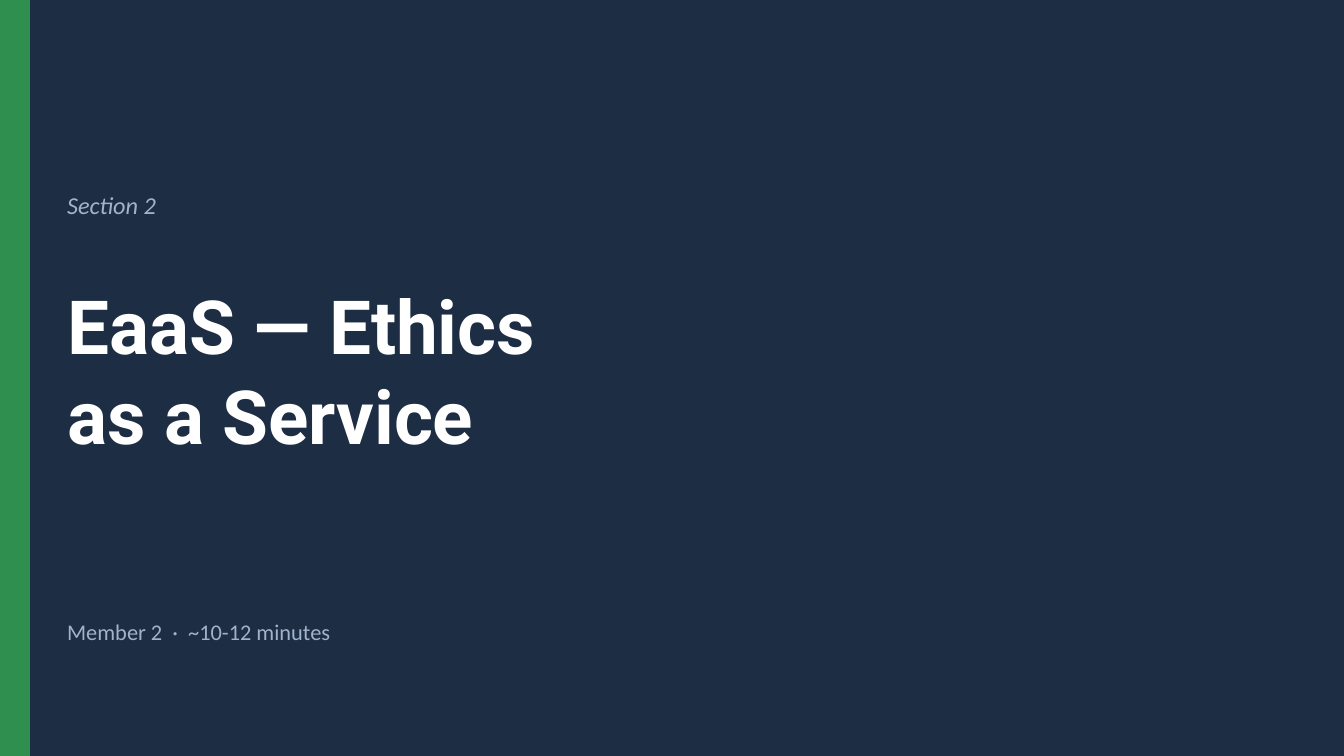
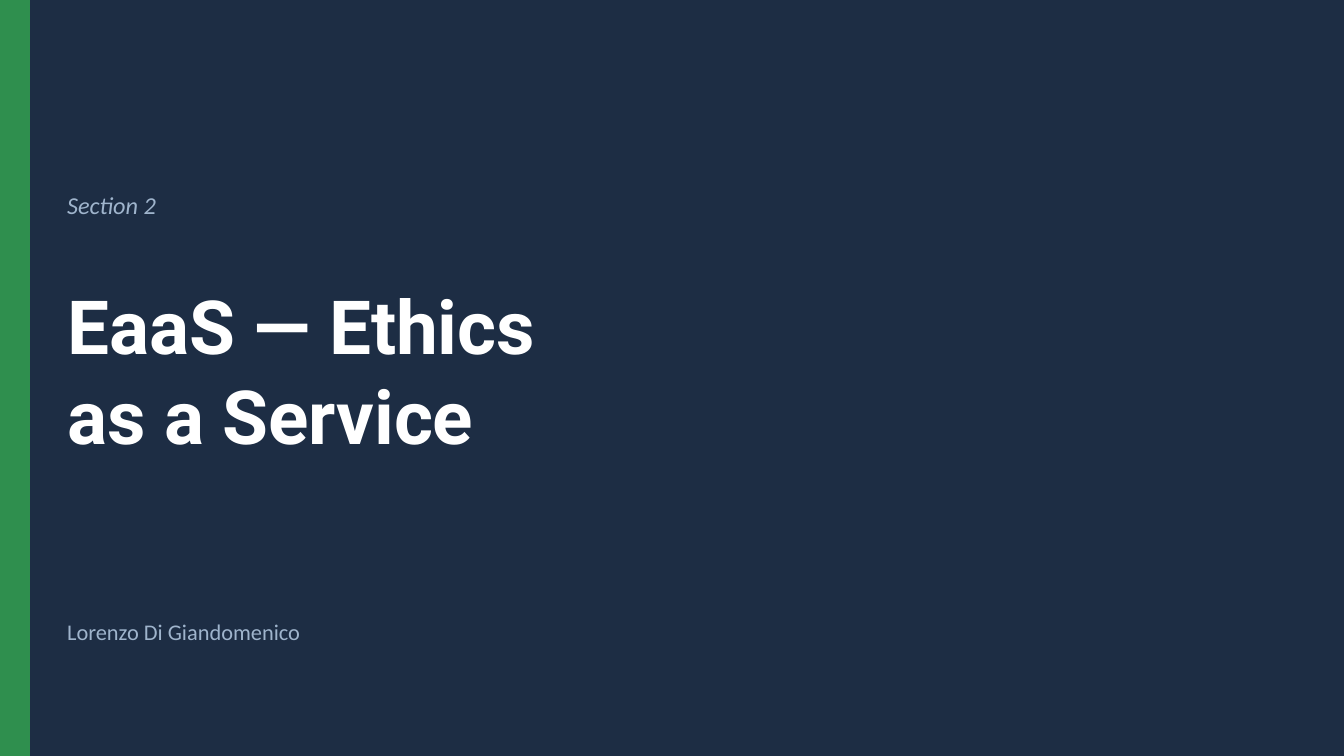
Before and after one commit to ediscota/SOSE-Homework, a slide deck: slide 9 of slides/SoSE-Employment-DaaS-EaaS.pptx (slide 10 before the commit). Drawn at 1344x756 pixels with LibreOffice and Linux fonts; fonts in the diff are those of the drawing. Boxes give left, top, right and bottom in pixels: in the first picture for what was removed or moved away, otherwise in the second. Text is boxed around its words. In the diff, an @@ line names an element or a change of style, - is before the commit and + after.

```diff
--- a/slides/SoSE-Employment-DaaS-EaaS.pptx
+++ b/slides/SoSE-Employment-DaaS-EaaS.pptx
@@ text at [67, 624, 300, 640]: text changed @@
-Member 2 · ~10-12 minutes
+Lorenzo Di Giandomenico
```
Also in this commit, not shown: 13 other slides changed, 1 slide removed, 1 other file.
